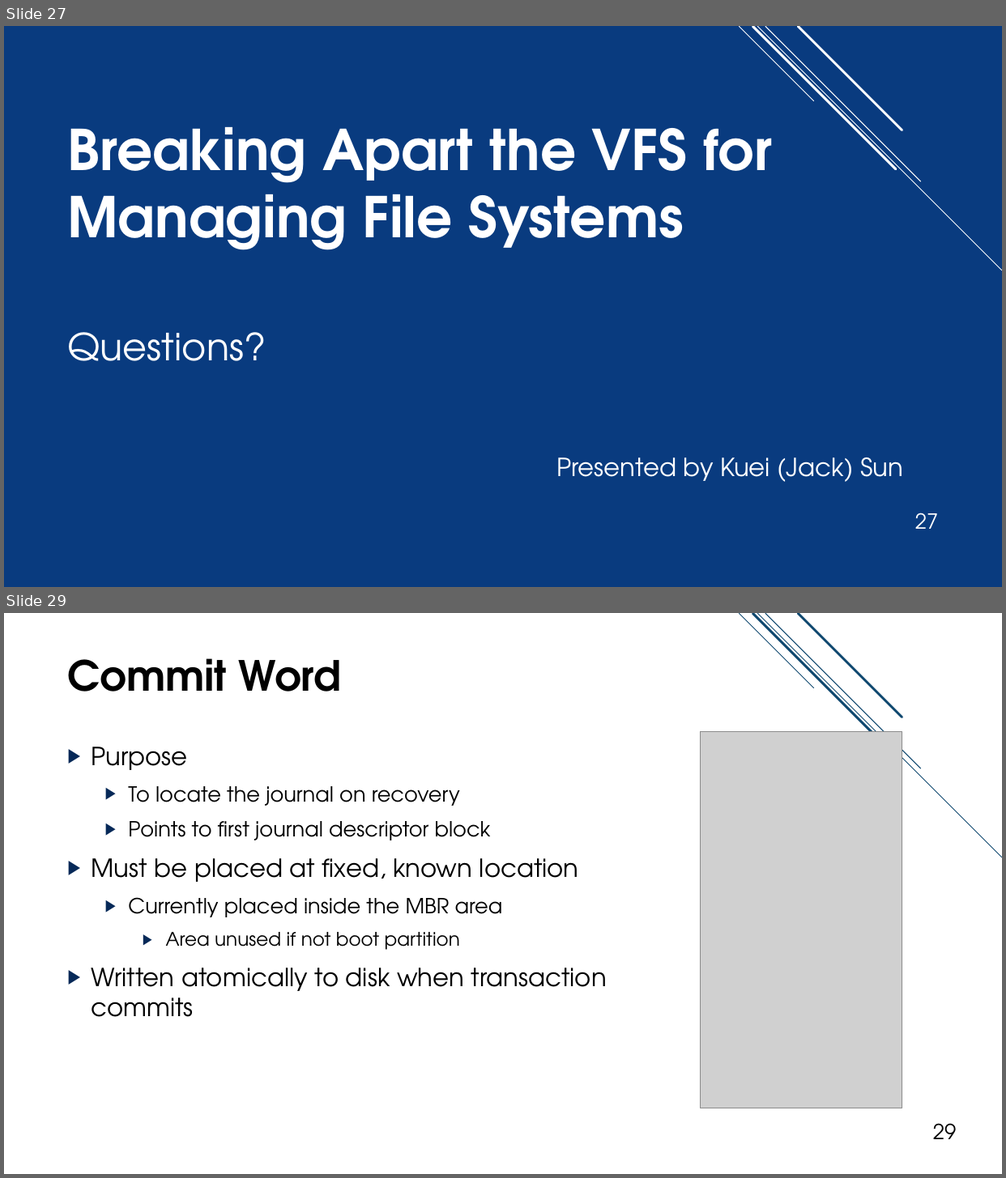
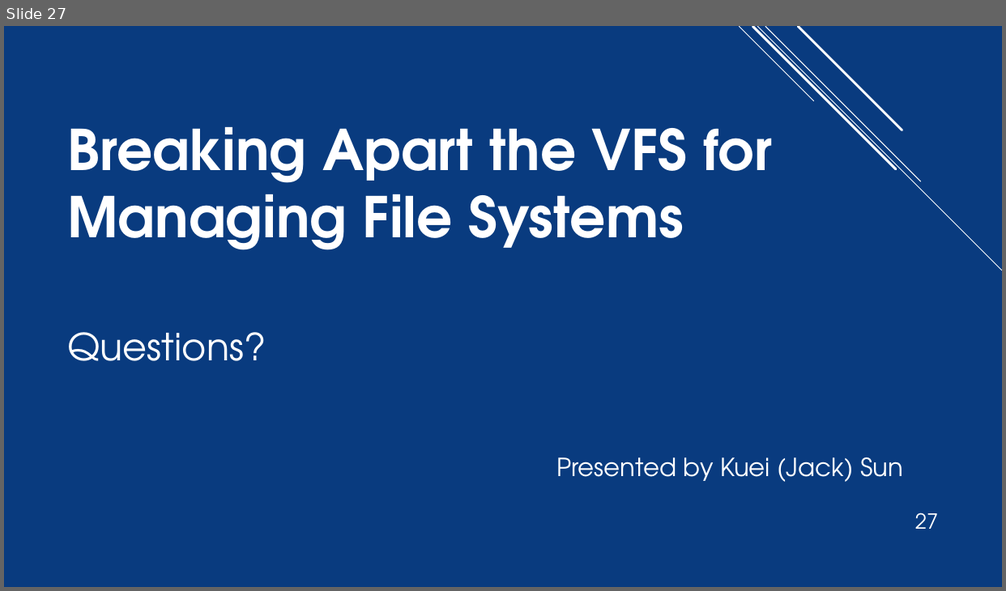
Before and after one commit to jacksun007/evfs-paper, a slide deck: slide/evfs_talk.pptx. Shown one above the other, each under a label of ours: slides 27 and 29 before the commit, slide 27 after it; the slides between them are not shown. The pictures are 1006x1178 and 1006x591 pixels, drawn with LibreOffice and Linux fonts; fonts in the diff are those of the drawing; grey boxes stand for pictures. Boxes give left, top, right and bottom in pixels: in the first picture for what was removed or moved away, otherwise in the second. Text is boxed around its words. In the diff, an @@ line names an element or a change of style, - is before the commit and + after.

```diff
--- a/slide/evfs_talk.pptx
+++ b/slide/evfs_talk.pptx
@@ slide 29 removed at box(4, 613, 1002, 1174), background #FFFFFF @@
@@ group removed at box(739, 613, 1002, 858): 5 lines @@
@@ title removed at box(67, 658, 342, 692) @@
-Commit Word
@@ picture removed at box(701, 731, 902, 1108) @@
@@ text removed at box(91, 747, 607, 1017) @@
-▶ Purpose
-  ▶ To locate the journal on recovery
-  ▶ Points to first journal descriptor block
-▶ Must be placed at fixed, known location
-  ▶ Currently placed inside the MBR area
-    ▶ Area unused if not boot partition
-▶ Written atomically to disk when transaction commits
@@ page number removed at box(933, 1123, 956, 1139) @@
-29
```
Also in this commit, not shown: 2 slides changed, 3 other slides removed.
